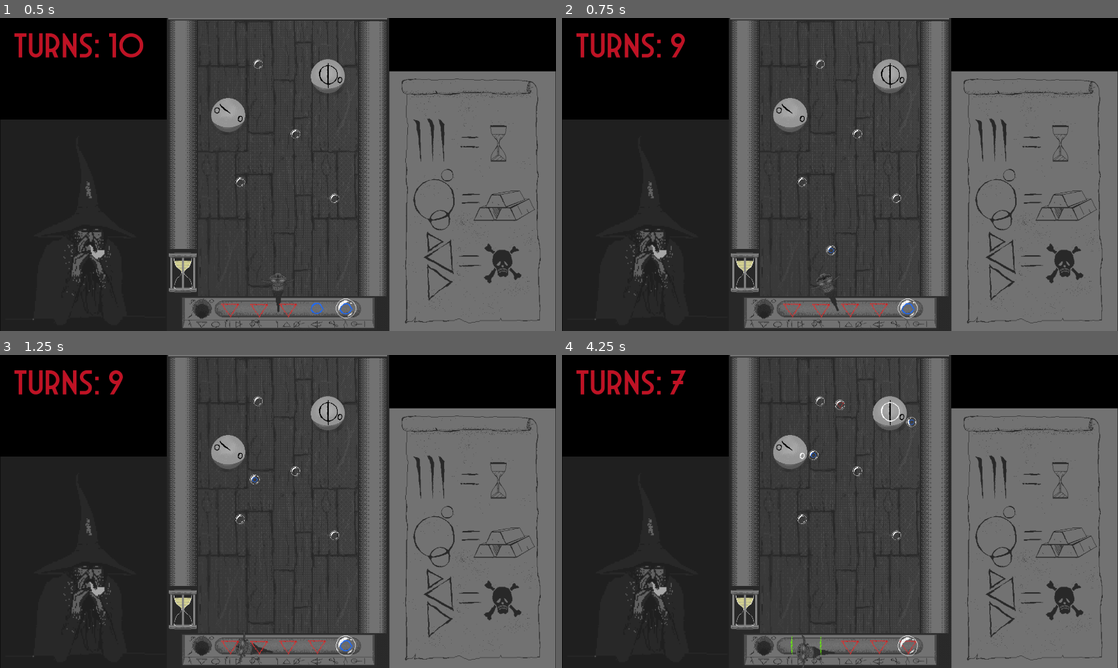
Above: before the commit, frames 1-4 (two rows, left to right).
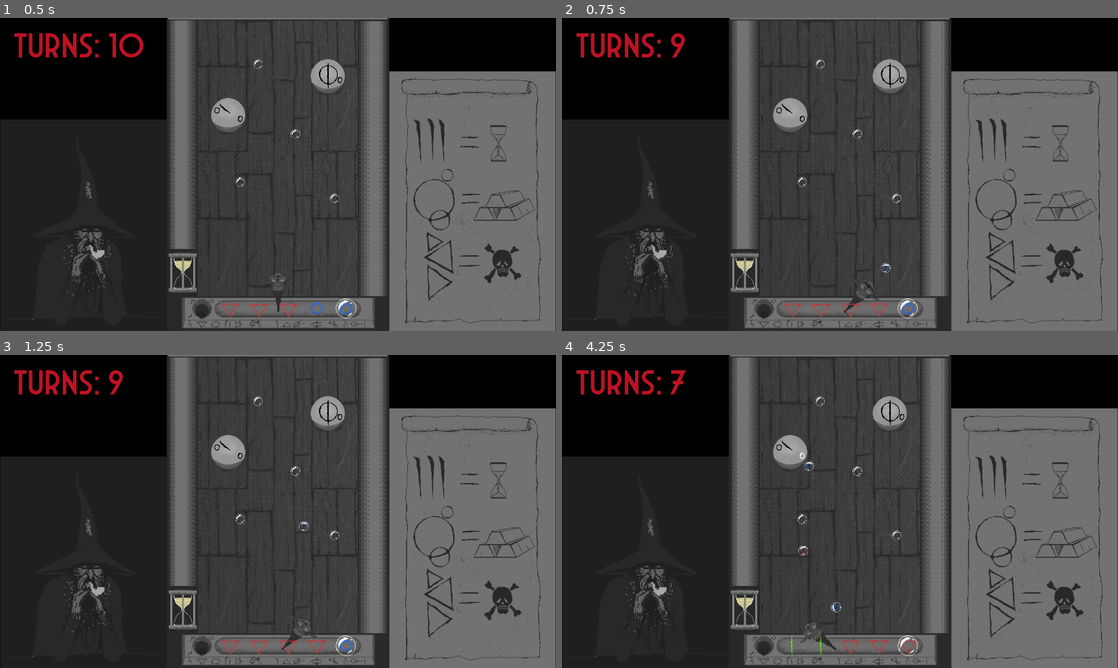
Above: after the commit, the same moments.

Repository: colton-o/bubblemancer
Game: Godot game, scene res://Levels/Stage_1.tscn
The game is run twice, just before and just after one commit, with the same random seed, the same clock (stepped at 60 frames per second) and the same inputs.
Inputs (mouse positions are in pixels of both pictures, inside the frame that each line leads up to):
- Up to frame 1 (0.5 s): no input
- Up to frame 2 (0.75 s): move the mouse to (962, 158) at 0.52 s; hold A (x_rot_neg) from 0.53 s (still down); click (962, 158) at 0.6 s
- Up to frame 3 (1.25 s): keep holding A (x_rot_neg)
- Up to frame 4 (4.25 s): move the mouse to (728, 527) at 1.27 s; release A (x_rot_neg) at 1.28 s; tap A (x_rot_neg) at 1.35, 3.05 s; tap D (x_rot_pos) at 1.55, 3.8 s; move the mouse to (895, 442) at 2.02 s; hold D (x_rot_pos) 2.03-2.78 s; click (895, 442) at 2.3 s; move the mouse to (812, 574) at 2.77 s; click (812, 574) at 2.85 s; move the mouse to (1006, 558) at 3.52 s; hold A (x_rot_neg) from 3.53 s (still down)

Frame 1 is identical in both runs. In frame 2, 0.2% of the frame differs, in the area x 45-60%, y 72-95%; in frame 3, 0.3%; in frame 4, 0.5%, in the area x 42-64%, y 14-100%.

Commit message:
added mouse input

Diff:
--- a/Levels/Stage_1.tscn
+++ b/Levels/Stage_1.tscn
@@ -20,7 +20,7 @@
 [ext_resource type="Texture2D" uid="uid://c4724ho8ihao3" path="res://Sprites/formula.png" id="18_d71ce"]
 [ext_resource type="AudioStream" uid="uid://cdkcvgyigqniv" path="res://Audio/Music/bubblemancer-level-music-low.wav" id="18_runn3"]
 [ext_resource type="Texture2D" uid="uid://bmx5e7w51hgno" path="res://Sprites/image.png" id="19_wnkqf"]
-[ext_resource type="Script" path="res://Levels/bubbles_for_miles.gd" id="21_322d3"]
+[ext_resource type="PackedScene" uid="uid://cytk1we270lpb" path="res://Objects/bubbles_for_miles.tscn" id="21_fpugn"]
 
 [sub_resource type="WorldBoundaryShape2D" id="WorldBoundaryShape2D_cudwi"]
 normal = Vector2(1, 0)
@@ -348,7 +348,6 @@
 
 [node name="Music" type="AudioStreamPlayer" parent="."]
 stream = ExtResource("18_runn3")
-autoplay = true
 
 [node name="Formula" type="Sprite2D" parent="."]
 position = Vector2(672.063, 92.6866)
@@ -360,5 +359,4 @@
 scale = Vector2(1.82302, 1.82302)
 texture = ExtResource("19_wnkqf")
 
-[node name="bubbles_for_Miles" type="Node2D" parent="."]
-script = ExtResource("21_322d3")
+[node name="bubbles_for_Miles" parent="." instance=ExtResource("21_fpugn")]
--- a/Levels/Stage_2.tscn
+++ b/Levels/Stage_2.tscn
@@ -15,9 +15,10 @@
 [ext_resource type="Texture2D" uid="uid://by1m5i0ar1f8c" path="res://Sprites/Bubble/bubble_stroke_rune.tga" id="13_jgsyl"]
 [ext_resource type="Texture2D" uid="uid://dcadn0auhi4fv" path="res://Sprites/Bubble/bubble_tri_rune.tga" id="14_wg8s2"]
 [ext_resource type="Texture2D" uid="uid://c3dliyoqmdrui" path="res://Sprites/Bubble/bubble_idle.tga" id="15_2kwx8"]
-[ext_resource type="PackedScene" uid="uid://bai4q0ixrltg4" path="res://Objects/Seal.tscn" id="15_ad6vf"]
+[ext_resource type="PackedScene" uid="uid://bai4q0ixrltg4" path="res://Objects/seal.tscn" id="15_ad6vf"]
 [ext_resource type="FontFile" uid="uid://cvfn2glm3782q" path="res://ArcaneNine-eZP1x.ttf" id="16_7caeh"]
 [ext_resource type="AudioStream" uid="uid://rtfbk3gol8ux" path="res://Audio/Music/bubblemancer-level-music-high.wav" id="18_lm65m"]
+[ext_resource type="PackedScene" uid="uid://cytk1we270lpb" path="res://Objects/bubbles_for_miles.tscn" id="19_nydjn"]
 
 [sub_resource type="WorldBoundaryShape2D" id="WorldBoundaryShape2D_hxpg8"]
 normal = Vector2(1, 0)
@@ -353,4 +354,7 @@
 
 [node name="Music" type="AudioStreamPlayer" parent="."]
 stream = ExtResource("18_lm65m")
+volume_db = -80.0
 autoplay = true
+
+[node name="bubbles_for_Miles" parent="." instance=ExtResource("19_nydjn")]
--- /dev/null
+++ b/Objects/bubbles_for_miles.tscn
@@ -0,0 +1,6 @@
+[gd_scene load_steps=2 format=3 uid="uid://cytk1we270lpb"]
+
+[ext_resource type="Script" path="res://Levels/bubbles_for_miles.gd" id="1_xkbvq"]
+
+[node name="bubbles_for_Miles" type="Node2D"]
+script = ExtResource("1_xkbvq")
--- a/Scripts/gun.gd
+++ b/Scripts/gun.gd
@@ -1,7 +1,8 @@
 extends Node2D
 
-var rot = 2
+var rot = 1
 var turns = 10
+var xAxis = 0
 @export var ORB : PackedScene
 @export var shoot_fx : Array[AudioStream]
 
@@ -14,12 +15,15 @@
 
 	if Input.is_action_just_pressed("shoot"):
 		shoot()
-	if Input.is_action_pressed("x_rot_neg"):
-			rotate(-rot*delta)
-	elif Input.is_action_pressed("x_rot_pos"):
-			rotate(rot*delta)
-	else:
-		rotate(0)
+	rotate(xAxis * rot * delta)
+
+	if(transform.get_rotation() > 1):
+		rotation = 1
+	if(transform.get_rotation() < -1):
+		rotation = -1
+
+
+	xAxis = 0
 
 
 func shoot():
@@ -39,11 +43,6 @@
 	$"../UI/Turn".text = "Turns: %s" % turns
 	if(turns < 0):
 		get_tree().reload_current_scene()
-
-
-
-
-
-
-
-	# Print the size of the viewport.
+func _input(event: InputEvent) -> void:
+	if event is InputEventMouseMotion:
+		xAxis = event.relative.x
Not shown: 1 places in Levels/Stage_2.tscn that only renumber resources
Not shown, added: Sprites/Tabletop/playspace_draft.tga.import
